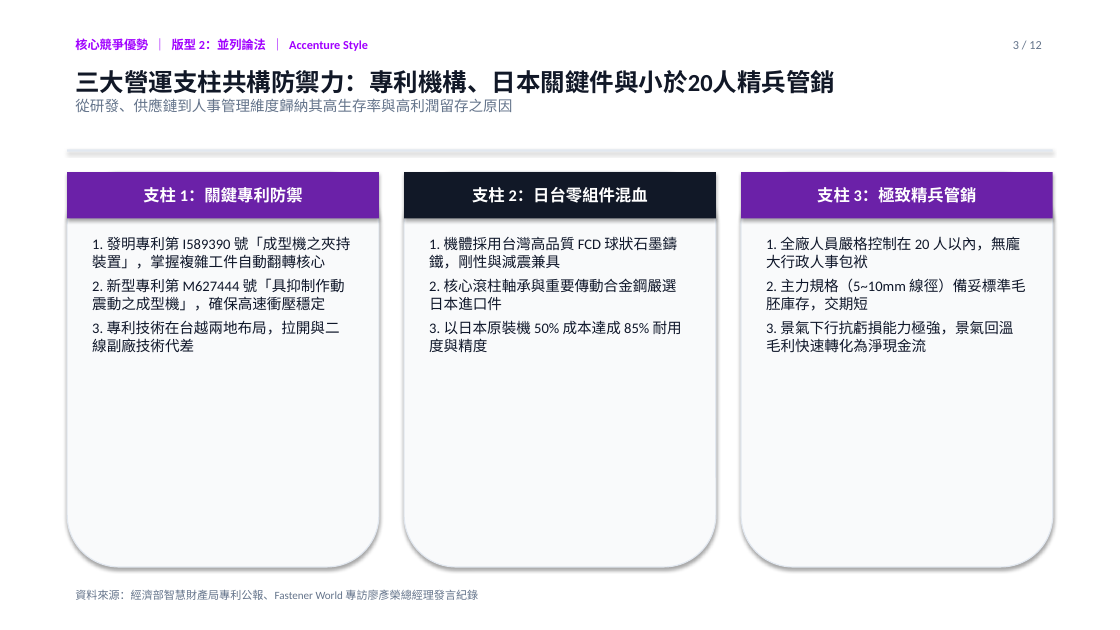
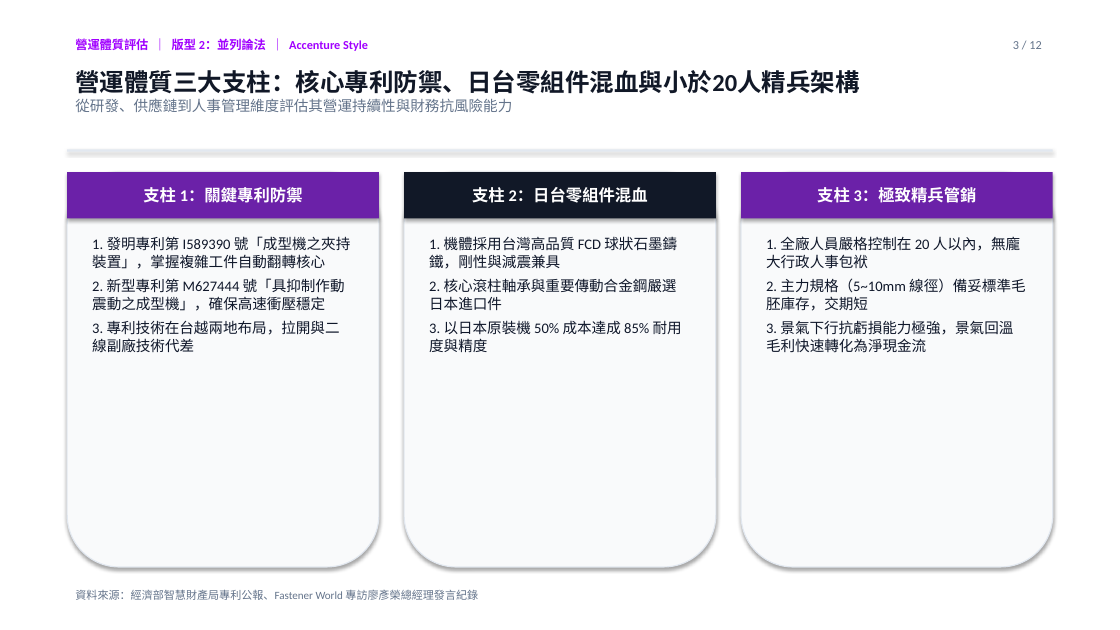
Before and after one commit to davidyeh51/bd-intel-portal, a slide deck: slide 3 of sansing_consulting_deck.pptx. Drawn at 1120x630 pixels with LibreOffice and Linux fonts; fonts in the diff are those of the drawing. Boxes give left, top, right and bottom in pixels: in the first picture for what was removed or moved away, otherwise in the second. Text is boxed around its words. In the diff, an @@ line names an element or a change of style, - is before the commit and + after.

```diff
--- a/sansing_consulting_deck.pptx
+++ b/sansing_consulting_deck.pptx
@@ text at (75,37,368,54): text changed @@
-核心競爭優勢 ｜ 版型 2：並列論法 ｜ Accenture Style
+營運體質評估 ｜ 版型 2：並列論法 ｜ Accenture Style
@@ text at (75,70,859,112): text changed @@
-三大營運支柱共構防禦力：專利機構、日本關鍵件與小於20人精兵管銷
-從研發、供應鏈到人事管理維度歸納其高生存率與高利潤留存之原因
+營運體質三大支柱：核心專利防禦、日台零組件混血與小於20人精兵架構
+從研發、供應鏈到人事管理維度評估其營運持續性與財務抗風險能力
```
Also in this commit, not shown: 10 other slides changed, 1 slide added, 1 slide removed, 3 other files.
